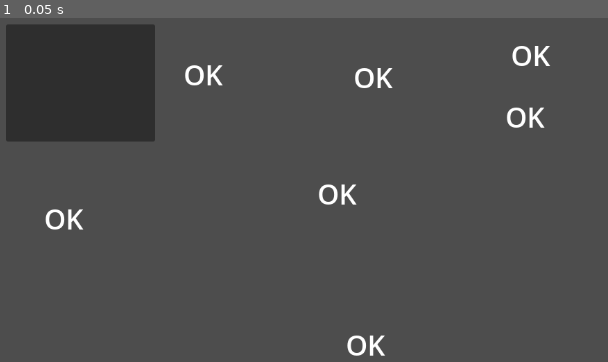
Above: before the commit, frame 1.
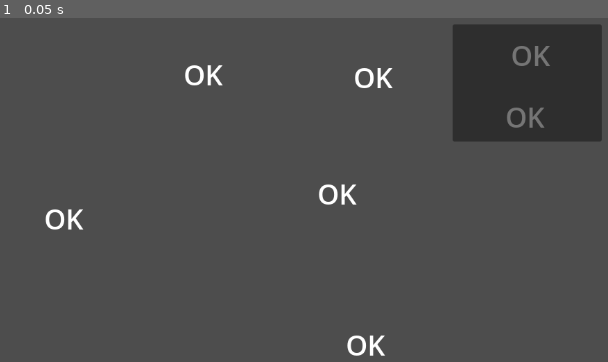
Above: after the commit, the same moment.

Repository: dao1701/base-game-godot
Game: Godot game, scene res://loader.tscn
The game is run twice, just before and just after one commit, with the same random seed, the same clock (stepped at 60 frames per second) and the same inputs.
Inputs:
- Up to frame 1 (0.05 s): no input

The runs differ from the first frame. In frame 1, 17% of the frame differs, in the area x 0-100%, y 2-36%.
Error in both runs: Invalid call. Nonexistent function 'split' in base 'Nil'. (res://loader.tscn::GDScript_tjhs5:62)

Commit message:
2ok panel

Diff:
--- a/src/main.tscn
+++ b/src/main.tscn
@@ -125,7 +125,7 @@
 vertical_alignment = 1
 
 [node name="Panel" type="Panel" parent="."]
-offset_left = 98.0
+offset_left = 742.0
 offset_top = 80.0
-offset_right = 313.0
+offset_right = 957.0
 offset_bottom = 249.0
Not shown, changed: patch.pck
